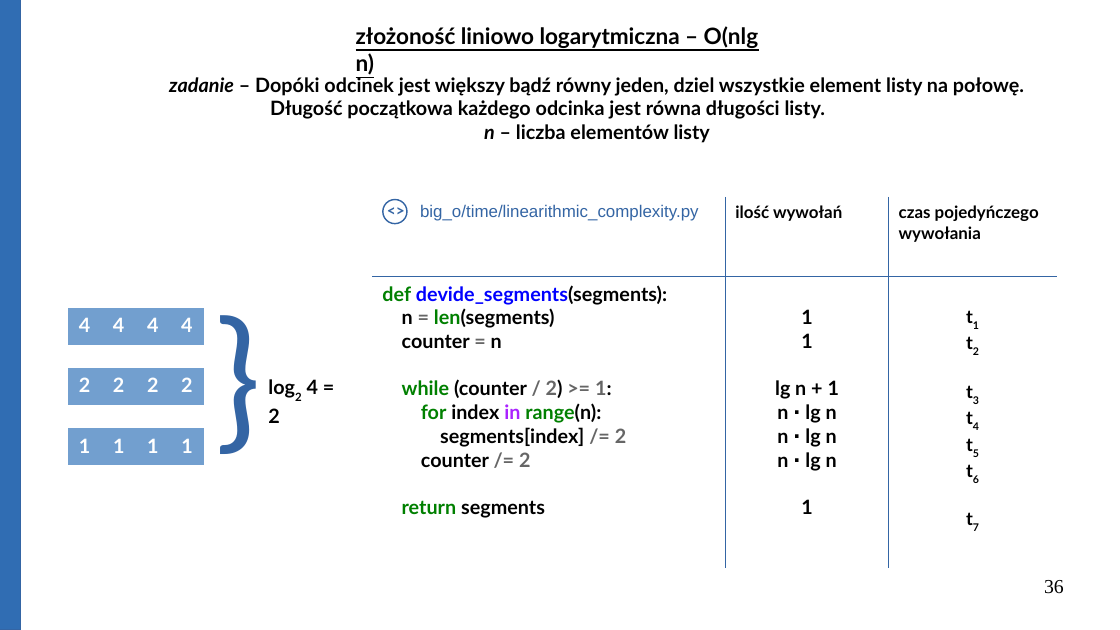
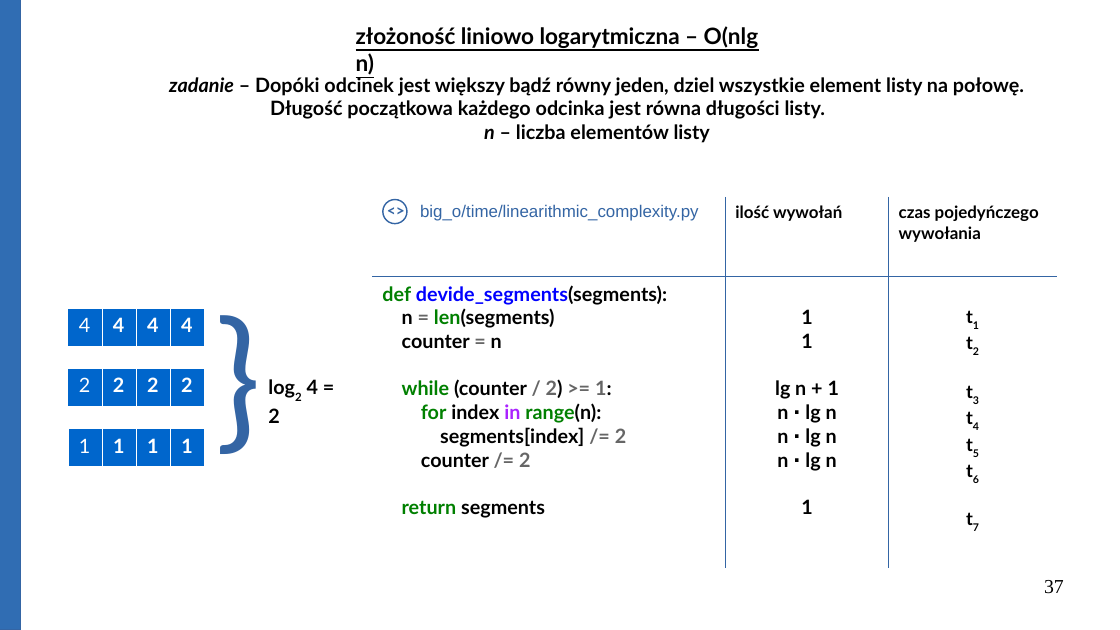
Before and after one commit to Michael-Wisniewski/algorithmic-workshop, a slide deck: slide 37 of gotowa.odp (slide 36 before the commit). Drawn at 1120x630 pixels with LibreOffice and Linux fonts; fonts in the diff are those of the drawing. Boxes give left, top, right and bottom in pixels: in the first picture for what was removed or moved away, otherwise in the second. Text is boxed around its words. In the diff, an @@ line names an element or a change of style, - is before the commit and + after.

```diff
--- a/gotowa.odp
+++ b/gotowa.odp
@@ table at (67,309,205,345) @@
@@ fill #729FCF to #0066CC in row 1 @@
@@ bold off in "4" @@
@@ borders changed @@
@@ table at (67,369,205,405) @@
@@ fill #729FCF to #0066CC in row 1 @@
@@ bold off in "2" @@
@@ borders changed @@
@@ table at (68,429,206,464) @@
@@ fill #729FCF to #0066CC in row 1 @@
@@ bold off in "1" @@
@@ borders changed @@
@@ page number at (1044,580,1064,594): text changed @@
-36
+37
```
Also in this commit, not shown: 16 other slides changed, 11 slides added, 2 slides removed, 8 other files.
